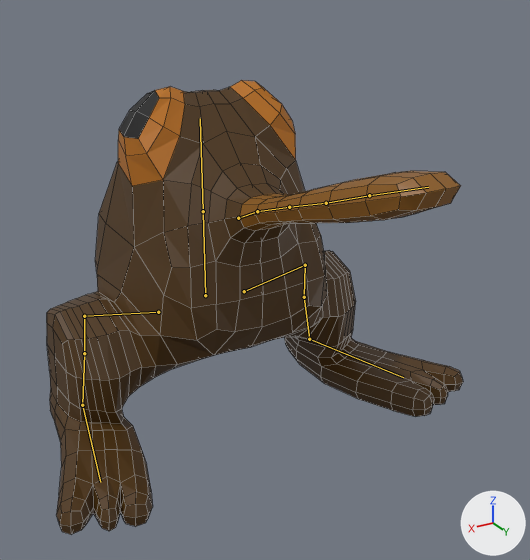
One commit to the Blender file Blender/Mobs/peanutbuttertoad.blend: the scene before it, then after it.
Both versions are drawn from a camera (50 mm lens) standing at (6.85, 14.9, 8.79) and looking at (-0.16, 3.21, 2.94). The lights are fixed; the arrows at lower right show +X, +Y and +Z. The bones that bend it are drawn over the model as lines. Mesh edges are drawn as thin lines.
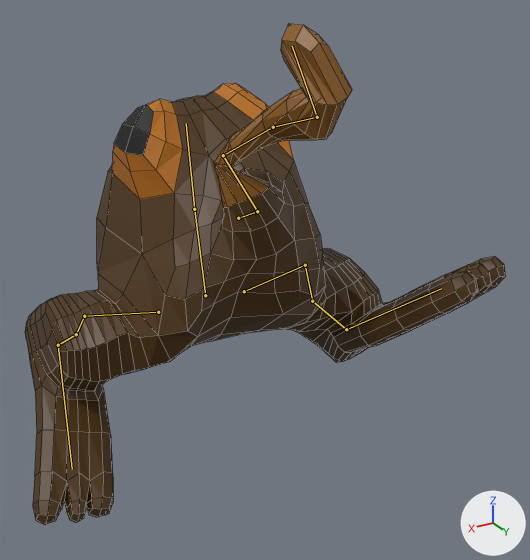
The newer file adds an action. The first version stands in its rest pose; the second is drawn at frame 10 of the action 'Run'.

Location of each change, (x1, y1, x2, y2) in pixels of the pictures (530 x 560 px):
'Cube', posed (15% wider, 10% taller): before (47, 80, 463, 534); after (25, 24, 505, 524)
bone 'Bone.003', root to tip: before (257, 211) to (289, 207); after (257, 211) to (223, 155)
bone 'Bone.015', root to tip: before (289, 207) to (326, 203); after (223, 155) to (273, 127)
bone 'Bone.014', root to tip: before (326, 203) to (369, 195); after (273, 127) to (317, 117)
bone 'Bone.016', root to tip: before (369, 195) to (428, 187); after (317, 117) to (292, 46)
bone 'Bone.004', root to tip: before (205, 295) to (203, 211); after (205, 295) to (194, 209)
bone 'Bone.005', root to tip: before (203, 211) to (200, 118); after (194, 209) to (186, 123)
bone 'Bone.008', root to tip: before (84, 316) to (84, 353); after (84, 316) to (76, 334)
bone 'Bone.007', root to tip: before (84, 353) to (82, 405); after (76, 334) to (58, 345)
bone 'Bone.009', root to tip: before (82, 405) to (100, 482); after (58, 345) to (72, 469)
bone 'Bone.012', root to tip: before (305, 265) to (304, 297); after (305, 265) to (312, 301)
bone 'Bone.011', root to tip: before (304, 297) to (309, 339); after (312, 301) to (346, 329)
bone 'Bone.013', root to tip: before (309, 339) to (403, 377); after (346, 329) to (441, 288)

The change in detail:
Bone 'Bone.003' (bone_bone_003) turns from (0, 0, 0) to (32, -6, -94) degrees about its own x, y and z.
Bone 'Bone.015' (bone_bone_015) turns from (0, 0, 0) to (114, -30, -45) degrees about its own x, y and z.
Bone 'Bone.014' (bone_bone_014) turns from (0, 0, 0) to (41, -52, -9) degrees about its own x, y and z.
Bone 'Bone.016' (bone_bone_016) turns from (0, 0, 0) to (-30, -51, 128) degrees about its own x, y and z.
Bone 'Bone.004' (bone_bone_004) turns from (0, 0, 0) to (27, -12, -20) degrees about its own x, y and z.
Bone 'Bone.005' (bone_bone_005) turns from (0, 0, 0) to (-30, 26, 7) degrees about its own x, y and z.
Bone 'Bone.008' (bone_bone_008) turns from (0, 0, 0) to (-17, -7, -30) degrees about its own x, y and z.
Bone 'Bone.007' (bone_bone_007) turns from (0, 0, 0) to (-10, -5, -17) degrees about its own x, y and z.
Bone 'Bone.009' (bone_bone_009) turns from (0, 0, 0) to (19, 4, -3) degrees about its own x, y and z.
Bone 'Bone.012' (bone_bone_012) turns from (0, 0, 0) to (12, -4, 20) degrees about its own x, y and z.
Bone 'Bone.011' (bone_bone_011) turns from (0, 0, 0) to (21, -15, 40) degrees about its own x, y and z.
Bone 'Bone.013' (bone_bone_013) turns from (0, 0, 0) to (-37, 10, 5) degrees about its own x, y and z.
